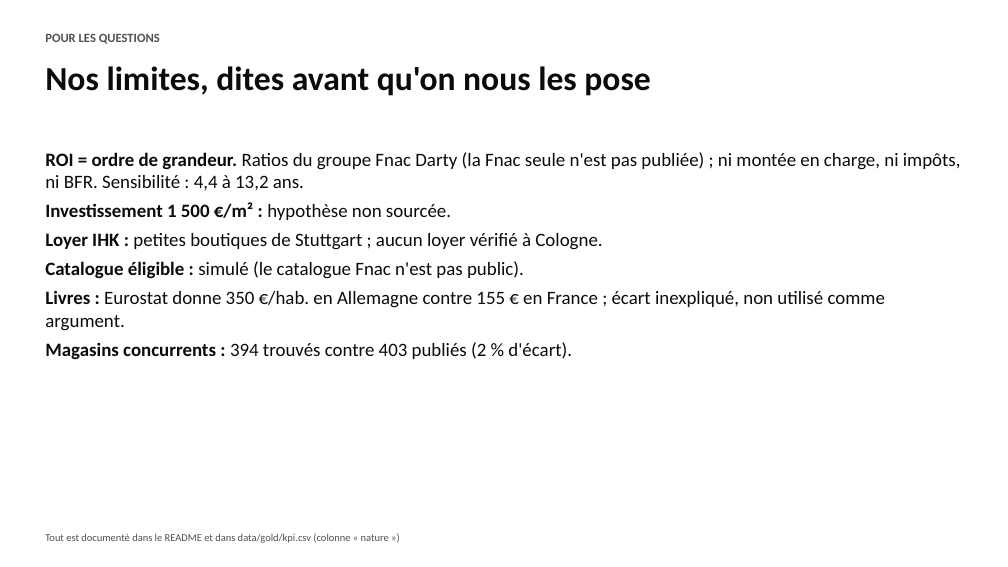
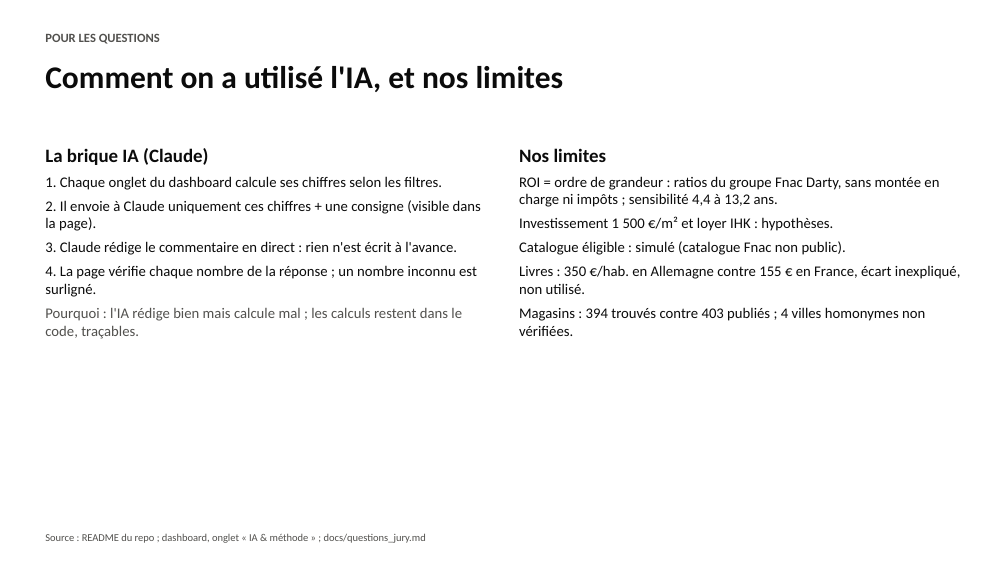
Before and after one commit to romane13long-source/fnac-expansion-allemagne, a slide deck: slide 11 of docs/Comex_Fnac_Allemagne.pptx (slide 9 before the commit). Drawn at 1008x567 pixels with LibreOffice and Linux fonts; fonts in the diff are those of the drawing. Boxes give left, top, right and bottom in pixels: in the first picture for what was removed or moved away, otherwise in the second. Text is boxed around its words. In the diff, an @@ line names an element or a change of style, - is before the commit and + after.

Commit message:
Slides refaites (11, fond blanc) sur le dashboard v2 : dépense par habitant, prix France vs Allemagne, 7 villes candidates, rentabilité étape par étape, capacité financière, Go sous conditions en conclusion, IA et limites ; README à jour

```diff
--- a/docs/Comex_Fnac_Allemagne.pptx
+++ b/docs/Comex_Fnac_Allemagne.pptx
@@ text at [45, 66, 564, 92]: text changed; size 32 to 30 pt @@
-Nos limites, dites avant qu'on nous les pose
+Comment on a utilisé l'IA, et nos limites
@@ text added at [45, 148, 481, 339], 14 pt, text #0B0B0B @@
+La brique IA (Claude)
+1. Chaque onglet du dashboard calcule ses chiffres selon les filtres.
+2. Il envoie à Claude uniquement ces chiffres + une consigne (visible dans la page).
+3. Claude rédige le commentaire en direct : rien n'est écrit à l'avance.
+4. La page vérifie chaque nombre de la réponse ; un nombre inconnu est surligné.
+Pourquoi : l'IA rédige bien mais calcule mal ; les calculs restent dans le code, traçables.
@@ text at [519, 148, 960, 336]: text changed; size 18 to 14 pt @@
-ROI = ordre de grandeur. Ratios du groupe Fnac Darty (la Fnac seule n'est pas publiée) ; ni montée en charge, ni impôts, ni BFR. Sensibilité : 4,4 à 13,2 ans.
-Investissement 1 500 €/m² : hypothèse non sourcée.
-Loyer IHK : petites boutiques de Stuttgart ; aucun loyer vérifié à Cologne.
-Catalogue éligible : simulé (le catalogue Fnac n'est pas public).
-Livres : Eurostat donne 350 €/hab. en Allemagne contre 155 € en France ; écart inexpliqué, non utilisé comme argument.
-Magasins concurrents : 394 trouvés contre 403 publiés (2 % d'écart).
+Nos limites
+ROI = ordre de grandeur : ratios du groupe Fnac Darty, sans montée en charge ni impôts ; sensibilité 4,4 à 13,2 ans.
+Investissement 1 500 €/m² et loyer IHK : hypothèses.
+Catalogue éligible : simulé (catalogue Fnac non public).
+Livres : 350 €/hab. en Allemagne contre 155 € en France, écart inexpliqué, non utilisé.
+Magasins : 394 trouvés contre 403 publiés ; 4 villes homonymes non vérifiées.
@@ text at [45, 533, 426, 543]: text changed @@
-Tout est documenté dans le README et dans data/gold/kpi.csv (colonne « nature »)
+Source : README du repo ; dashboard, onglet « IA & méthode » ; docs/questions_jury.md
```
Also in this commit, not shown: 8 other slides changed, 2 slides added, 3 other files.
